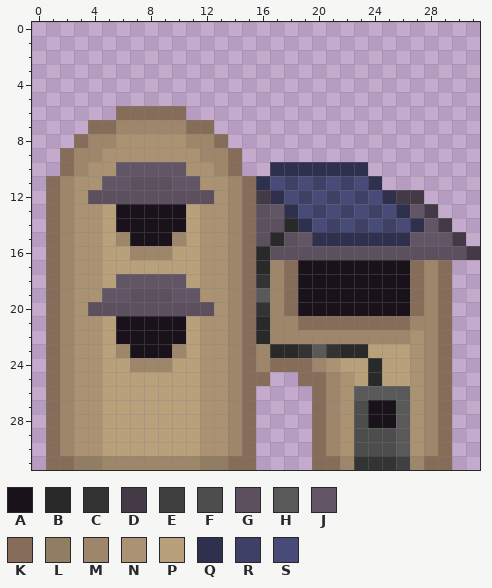
Pixel-art sprite -- sprites/house_1.png. The first picture shows the starting point.
The file is 32x32 pixels. Colours within 5 levels of each other are drawn and written as one.
Palette (. is transparent): A #19121a  B #292929  C #333333  D #433a45  E #404040  F #4d4d4d  G #5c4f5e  H #595959  J #625565  K #856d59  L #917d61  M #9e866a  N #ab9272  P #b7a07a  Q #2f304d  R #3e4066  S #484a77
Pixels before, first column x 1:
 6 .....KKKKK.....................
 7 ...KKMMMMMKK...................
 8 ..KMMNNNNNMMK..................
 9 .KMMNNNNNNNMMK.................
10 .KMNNJJJJJNNMK..QQQQQQQ........
11 KMNNJJGGGJJNNMKQSRSRSRSQ.......
12 KMNGGGGGGGGGNMKDQSRSRSRSQDD....
13 KMNNPAAAAAPNNMKGJQSRSRSRSQJD...
14 KMNNPAAAAAPNNMKGGBQSRSRSRSQJD..
15 KMNNPMAAAMPNNMKGBGJQQQQQQQJJJD.
16 KMNNPPMMMPPNNMKBGGGGGGGGGGGGGGD
17 KMNNPPPPPPPNNMKBMKAAAAAAAAKMK..
18 KMNNPJJJJJPNNMKCMKAAAAAAAAKMK..
19 KMNNJJGGGJJNNMKHMKAAAAAAAAKMK..
20 KMNGGGGGGGGGNMKCMKAAAAAAAAKMK..
21 KMNNPAAAAAPNNMKBMMKKKKKKKKMMK..
22 KMNNPAAAAAPNNMKBMMMMMMMMMMNMK..
23 KMNNPMAAAMPNNMKMBBCHCBBPPPNMK..
24 KMNNPPMMMPPNNMKMKKKMNPPBPPNMK..
25 KMNNPPPPPPPNNMKK..KKMNPBPPNMK..
26 KMNNPPPPPPPNNMK....KMNHHHHNMK..
27 KMNNPPPPPPPNNMK....KMNFAAHNMK..
28 KMNNPPPPPPPNNMK....KMNFAAHNMK..
29 KMNNPPPPPPPNNMK....KMNFFFHNMK..
30 KMNNPPPPPPPNNMK....KMNFFFHNMK..
31 KKLLMMMMMMMLLKK....KKMCCCEMKK..
And afterwards:
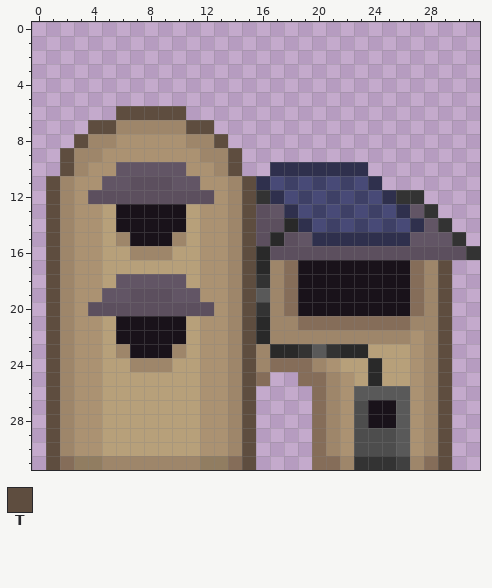
Colours new in this view: T #5e4d3f
Diff:
Changed rows in their new state; - is an unchanged pixel.
first column x 1:
 6 -----TTTTT---------------------
 7 ---TT-----TT-------------------
 8 --T---------T------------------
 9 -T-----------T-----------------
10 -T-----------T-----------------
11 T-------------T----------------
12 T-------------TC---------CC----
13 T-------------T------------C---
14 T-------------T-------------C--
15 T-------------T--------------C-
16 T-------------T---------------C
17 T-------------T-------------T--
18 T-------------T-------------T--
19 T-------------T-------------T--
20 T-------------T-------------T--
21 T-------------T-------------T--
22 T-------------T-------------T--
23 T-------------T-------------T--
24 T-------------T-------------T--
25 T-------------T-------------T--
26 T-------------T-------------T--
27 T-------------T-------------T--
28 T-------------T-------------T--
29 T-------------T-------------T--
30 T-------------T-------------T--
31 T-------------T-------------T--
Boxes around the changes in both pictures, in picture pixels (x1, y1, x2, y2):
changed: (46, 106, 270, 470)
changed: (396, 190, 480, 470)
